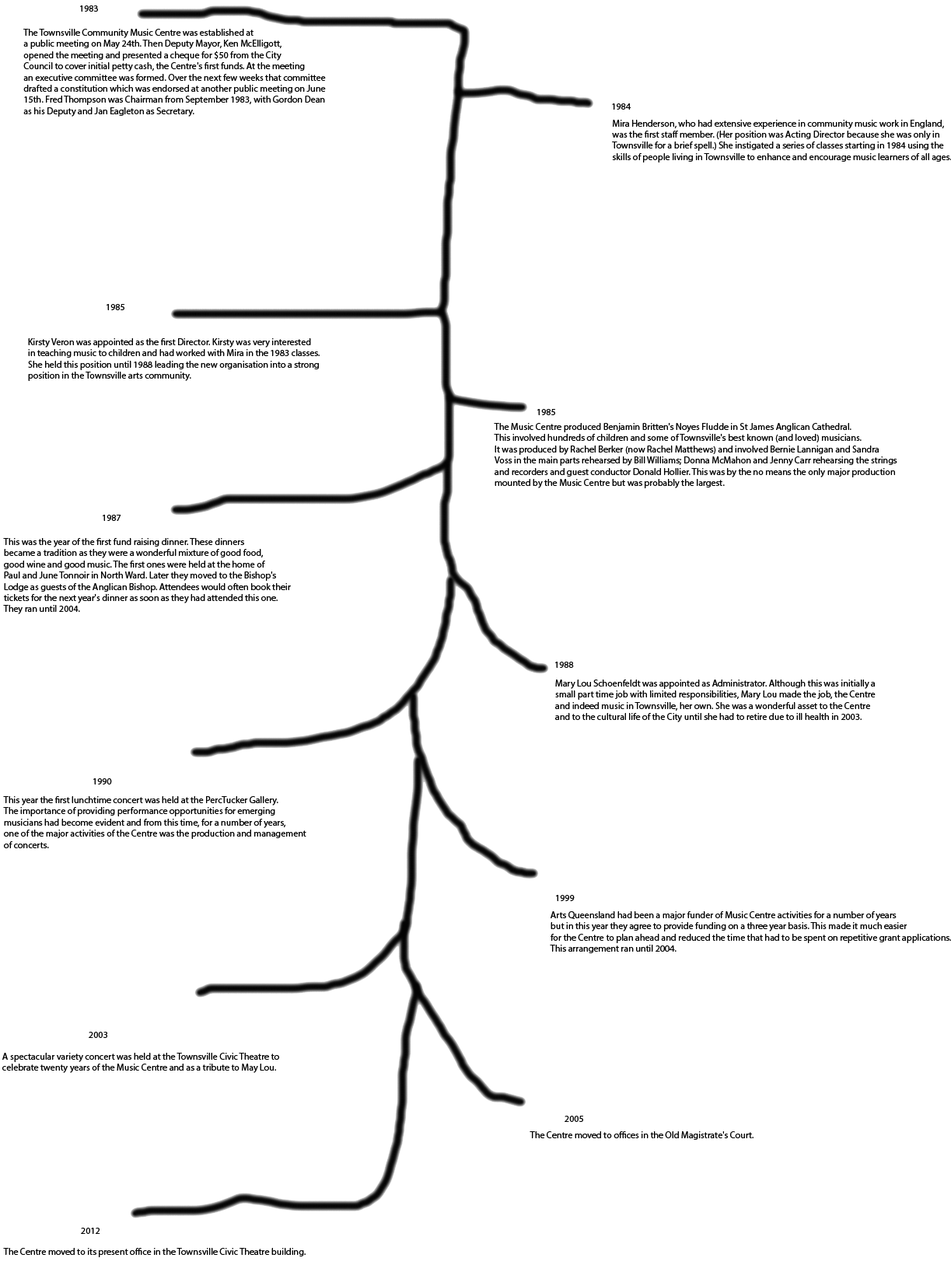
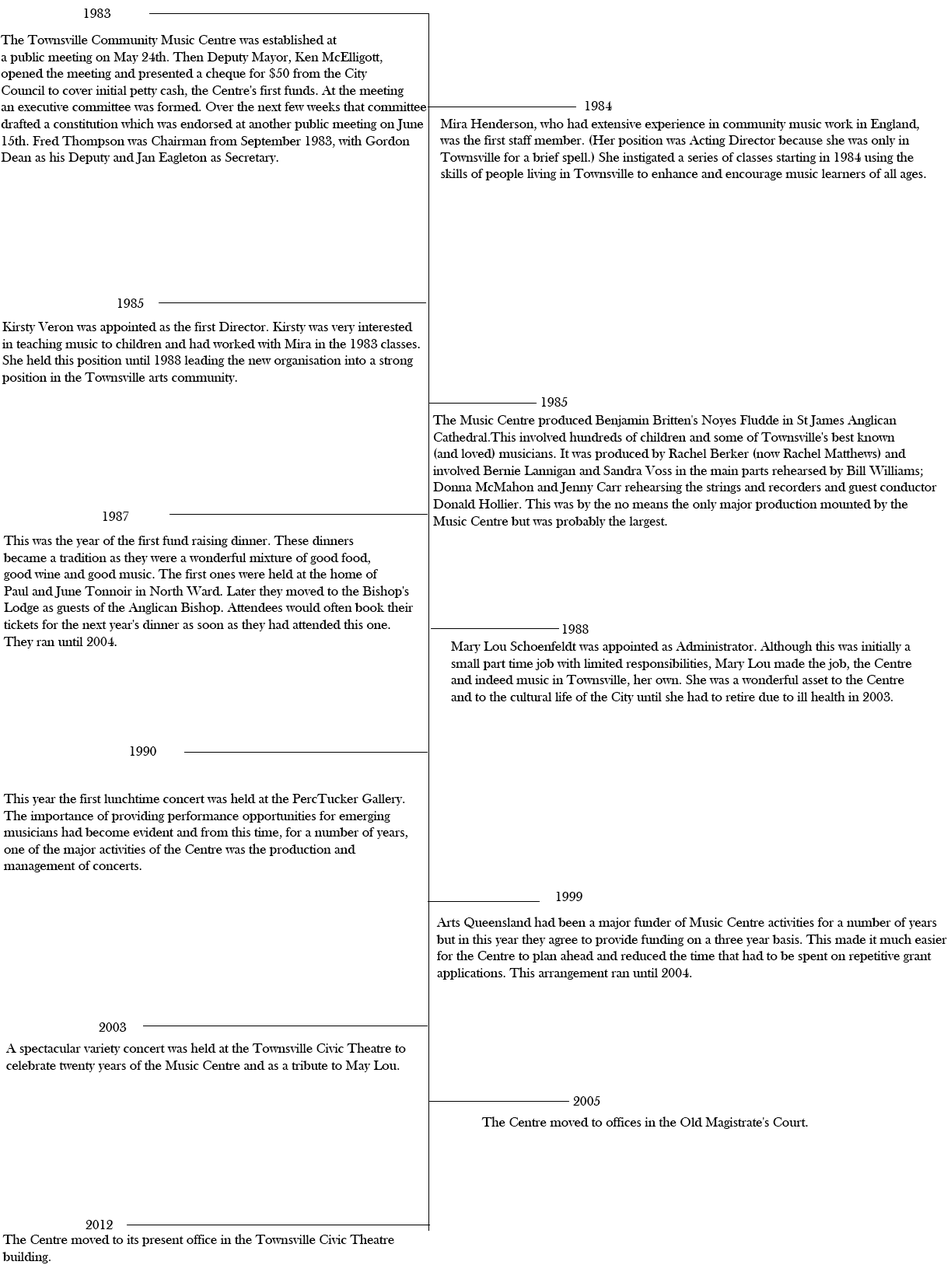
Comparing the layer stacks of the two 951×1265 images. Changes:
painted on "The Centre moved to its present office in the Townsville Civic" over [2, 1234, 395, 1264]
painted on "2012" over [80, 1220, 113, 1235]
painted on "The Centre moved to offices in the Old Magistrate's Court." over [481, 1116, 808, 1141]
painted on "2005" over [564, 1096, 601, 1123]
painted on "A spectacular variety concert was held at the Townsville Civic" over [2, 1042, 406, 1074]
painted on "2003" over [88, 1022, 127, 1039]
painted on "Arts Queensland had been a major funder of Music Centre activit" over [436, 911, 951, 980]
painted on "This year the first lunchtime concert was held at the PercTucke" over [3, 793, 409, 873]
painted on "1990" over [93, 746, 157, 785]
painted on "Mary Lou Schoenfeldt was appointed as Administrator. Although t" over [451, 640, 913, 723]
painted on "1988" over [555, 624, 589, 669]
painted on "This was the year of the first fund raising dinner. These dinne" over [3, 535, 414, 649]
painted on "1987" over [102, 510, 130, 522]
painted on "The Music Centre produced Benjamin Britten's Noyes Fludde in St" over [432, 414, 938, 529]
painted on "1985" (1st of 2) over [537, 397, 568, 416]
painted on "Kirsty Veron was appointed as the first Director. Kirsty was ve" over [1, 321, 420, 385]
painted on "1985" (2nd of 2) over [106, 298, 144, 311]
painted on "Mira Henderson, who had extensive experience in community music" over [439, 118, 951, 181]
painted on "1984" over [585, 101, 632, 111]
painted on "The Townsville Community Music Centre was established at a pub" over [0, 28, 427, 165]
painted on "1983" over [80, 5, 112, 18]
added layer "Shape 1" (dissolve) above "Layer 3" over [126, 13, 577, 1232]
added layer "Layer 3" above "Layer 0" over [0, 5, 951, 1264]
hid "Layer 0", painted on it over [129, 5, 595, 1219]
…and 1 more changes (1 painted)
